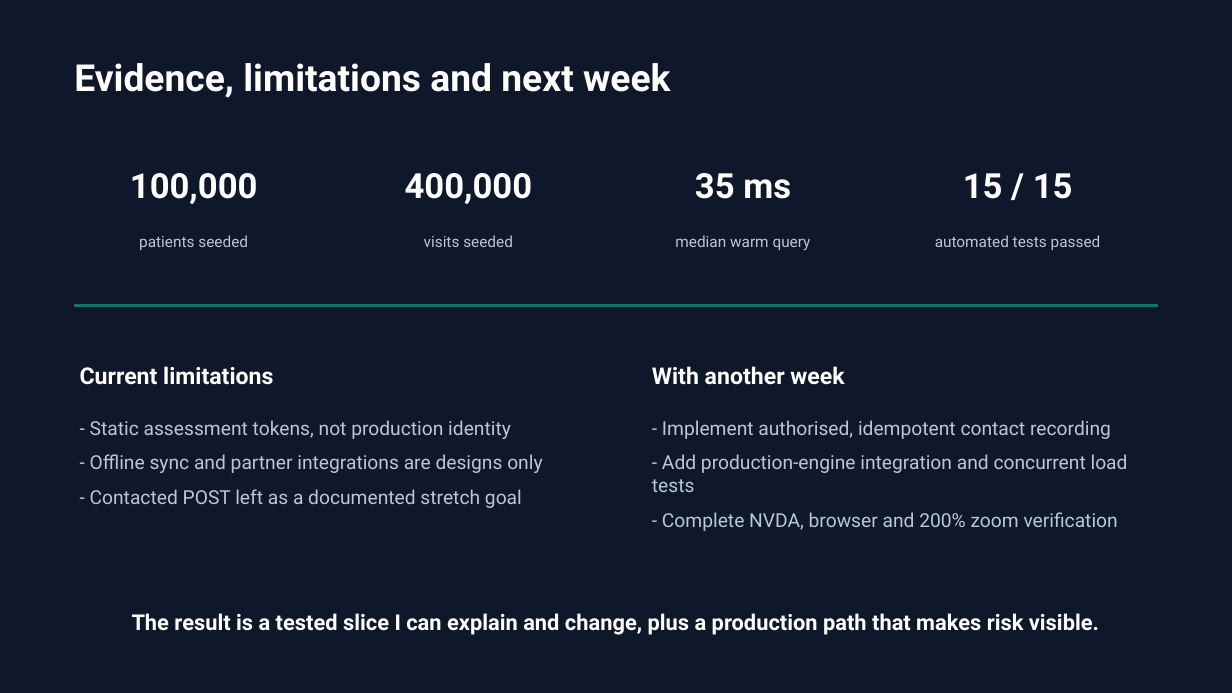
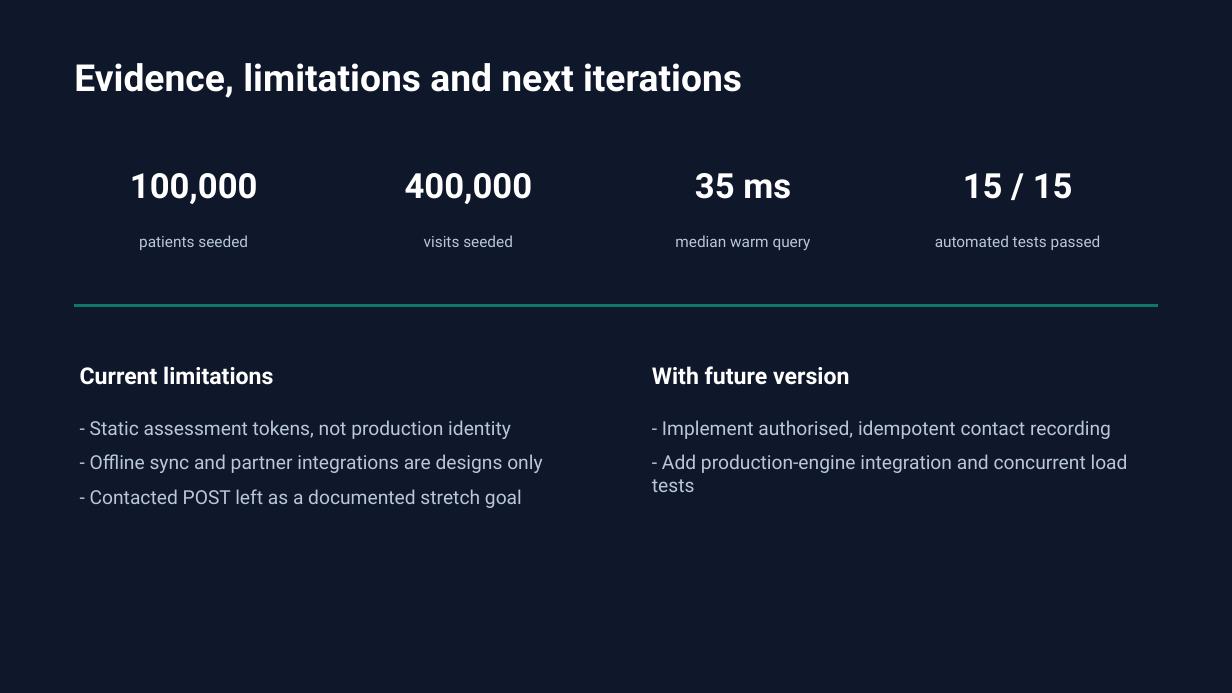
Before and after one commit to IthamarNyangu/CIDRZ-CareLink-Assessment, a slide deck: slide 8 of E-presentation.pptx. Drawn at 1232x693 pixels with LibreOffice and Linux fonts; fonts in the diff are those of the drawing. Boxes give left, top, right and bottom in pixels: in the first picture for what was removed or moved away, otherwise in the second. Text is boxed around its words. In the diff, an @@ line names an element or a change of style, - is before the commit and + after.

Commit message:
Edited presentation

```diff
--- a/E-presentation.pptx
+++ b/E-presentation.pptx
@@ text at <box>74,63,742,98</box>: text changed @@
-Evidence, limitations and next week
+Evidence, limitations and next iterations
@@ text at <box>652,366,849,385</box>: text changed @@
-With another week
+With future version
@@ text at <box>662,512,1118,531</box>: paragraph removed @@
-- Complete NVDA, browser and 200% zoom verification
@@ text removed at <box>132,613,1099,635</box> @@
-The result is a tested slice I can explain and change, plus a production path that makes risk visible.
```
Also in this commit, not shown: 3 other slides changed, 1 slide added.
